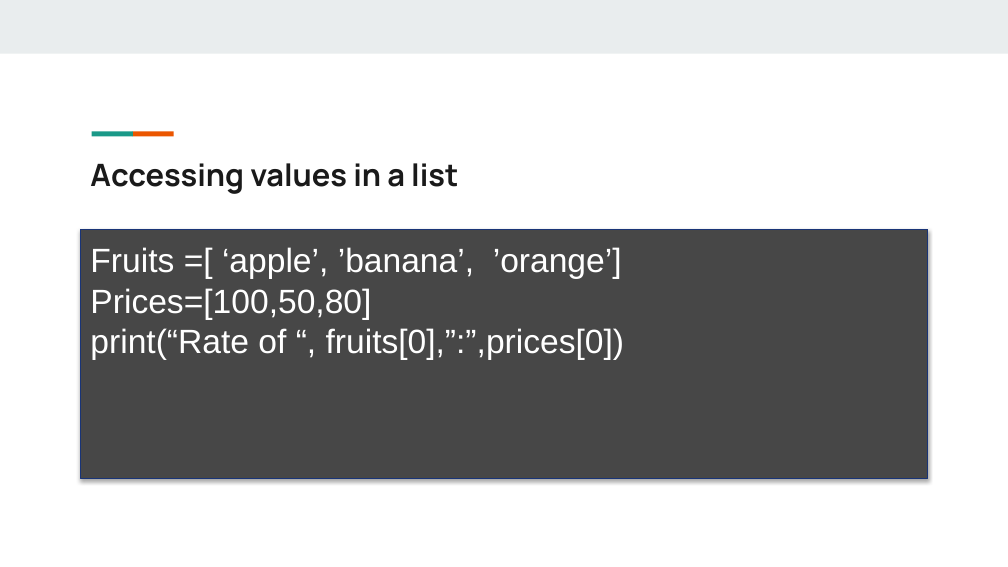
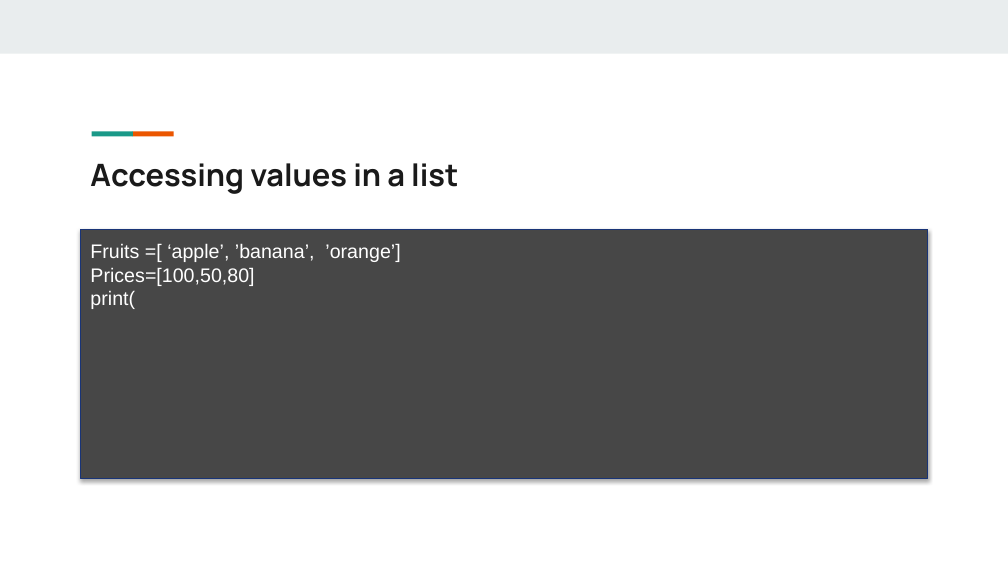
Before and after one commit to giridhersadineni/pythonsrec, a slide deck: slide 7 of 06.Lists & Tuples/5. Lists.pptx (slide 8 before the commit). Drawn at 1008x567 pixels with LibreOffice and Linux fonts; fonts in the diff are those of the drawing. Boxes give left, top, right and bottom in pixels: in the first picture for what was removed or moved away, otherwise in the second. Text is boxed around its words. In the diff, an @@ line names an element or a change of style, - is before the commit and + after.

```diff
--- a/06.Lists & Tuples/5. Lists.pptx
+++ b/06.Lists & Tuples/5. Lists.pptx
@@ text at box(90, 244, 400, 286): size 24 to 14 pt in "Fruits =[ ‘apple’, ’banana’, ’orange’]", "Prices=[100,50,80]" @@
@@ text at box(90, 291, 135, 309): text changed; size 24 to 14 pt @@
-print(“Rate of “, fruits[0],”:”,prices[0])
+print(
```
Also in this commit, not shown: 1 slide removed, 29 other files.
